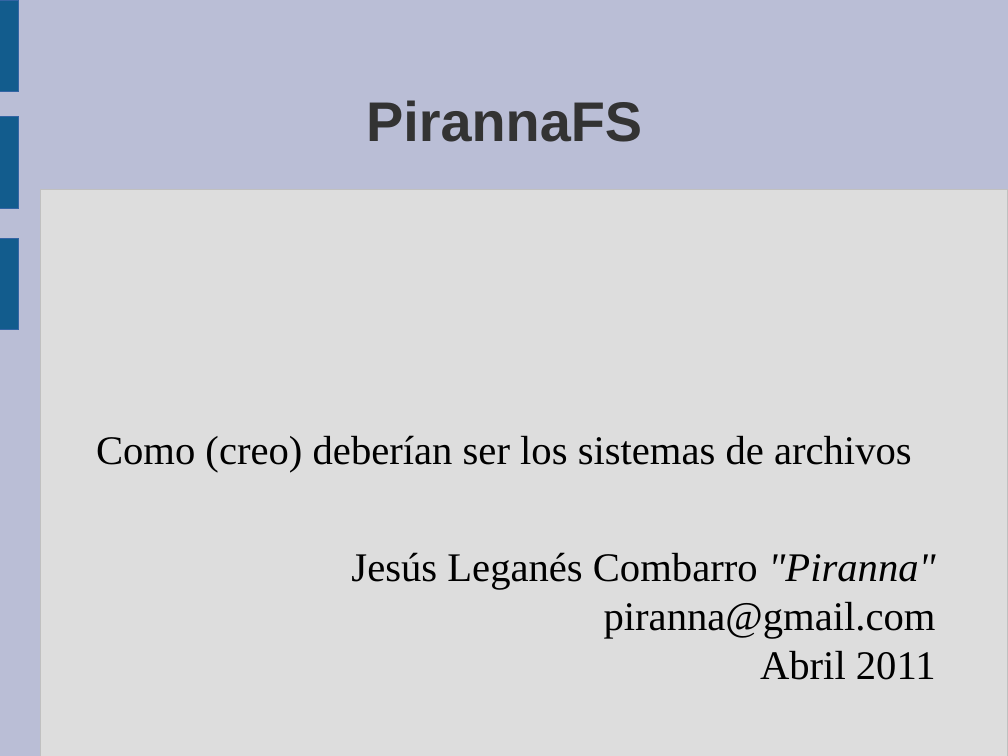
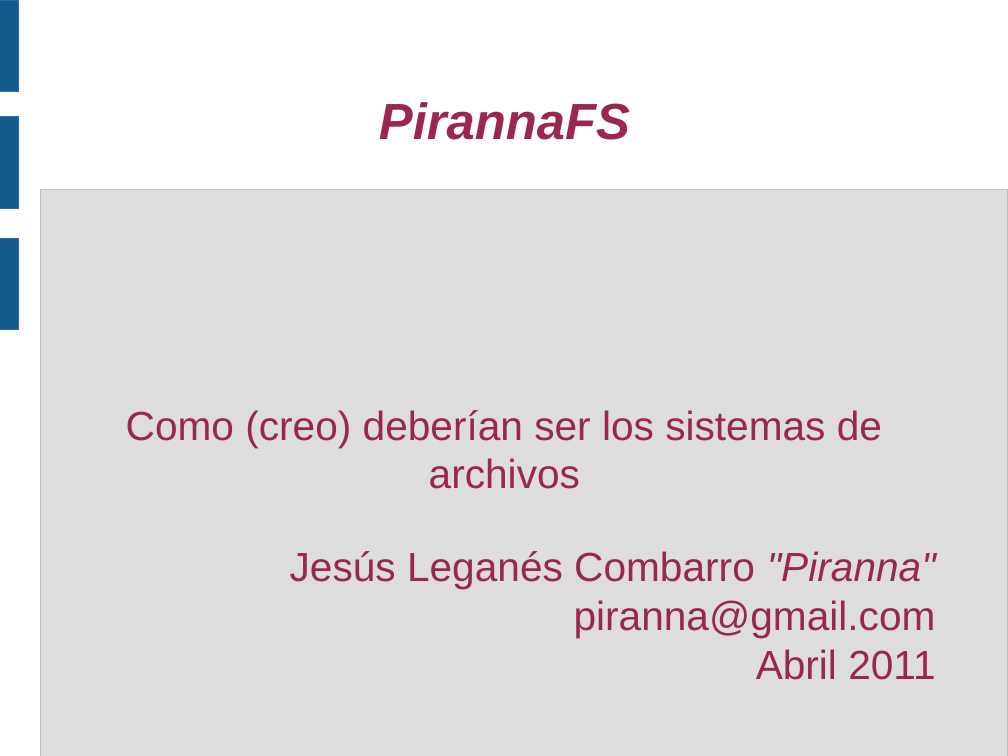
Before and after one commit to piranna/PirannaFS, a slide deck: slide 1 of doc/Presentacion V CUSL/PirannaFS.odp. Drawn at 1008x756 pixels with LibreOffice and Linux fonts; fonts in the diff are those of the drawing. Boxes give left, top, right and bottom in pixels: in the first picture for what was removed or moved away, otherwise in the second. Text is boxed around its words. In the diff, an @@ line names an element or a change of style, - is before the commit and + after.

```diff
--- a/doc/Presentacion V CUSL/PirannaFS.odp
+++ b/doc/Presentacion V CUSL/PirannaFS.odp
@@ background #BABED6 to #FFFFFF @@
@@ title "PirannaFS" at [379, 102, 630, 140]: size 44 to 40 pt, text colour #333333 to #99284C, italic on @@
@@ subtitle "Como (creo) deberían ser los ..." at [126, 410, 882, 489]: font Times New Roman to Arial, text colour #000000 to #99284C; indent changed @@
@@ text "Jesús Leganés Combarro "Piranna"" at [290, 551, 936, 680]: font Times New Roman to Arial, text colour #000000 to #99284C; indent changed @@
@@ text "Jesús Leganés Combarro "Piranna"": place and size @@
-text "Jesús Leganés Combarro "Piranna"" at [351, 552, 936, 680]
+text "Jesús Leganés Combarro "Piranna"" at [290, 551, 936, 680]
```
Also in this commit, not shown: 7 other slides changed, 1 other file.
